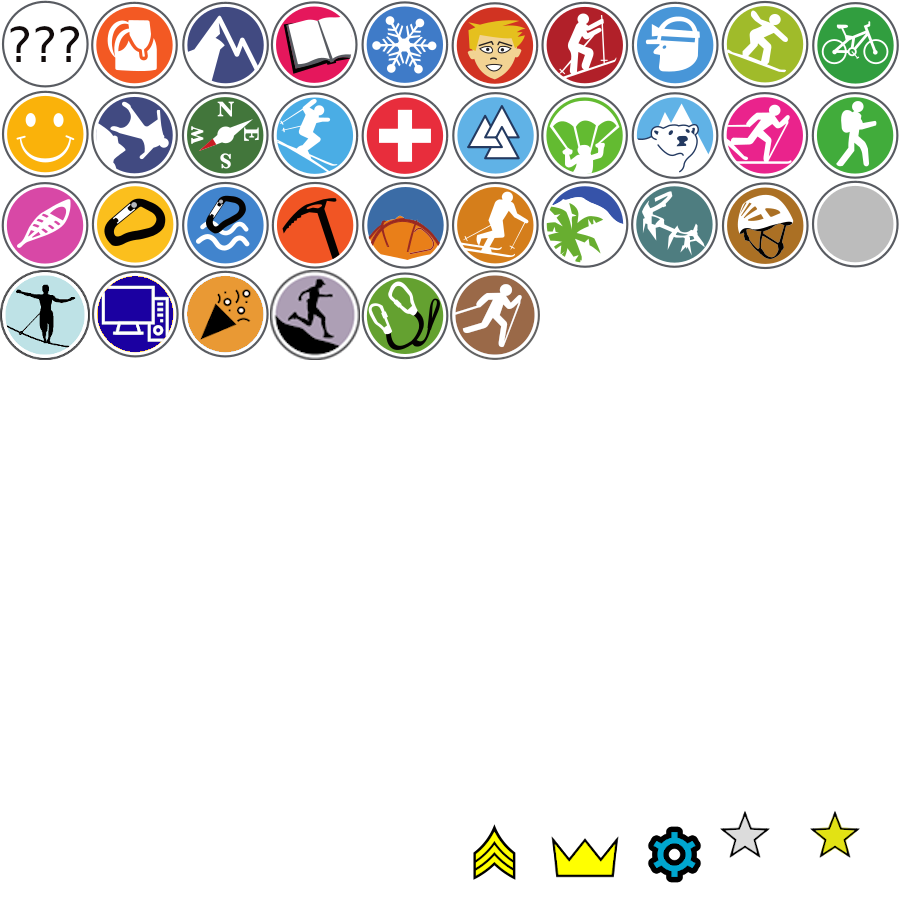
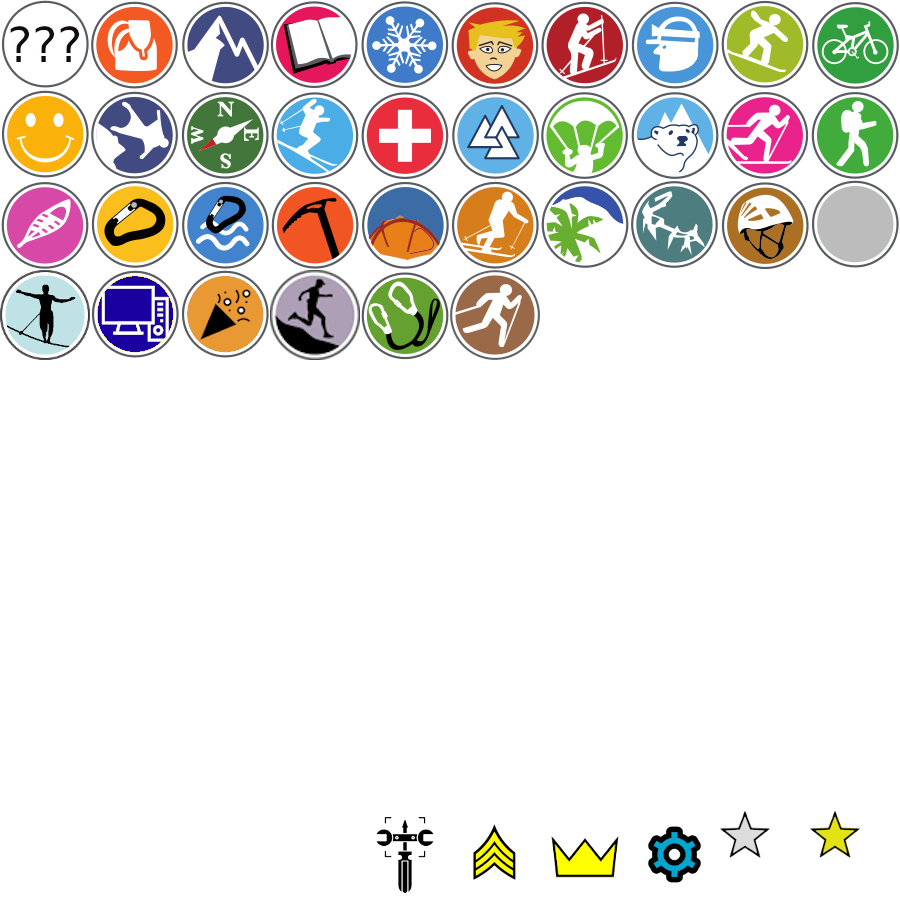
Before/after of a 900x900 layered artwork. What changed in the layer stack:
added layer "Technicien" above "Admin" over [376, 817, 434, 893]
